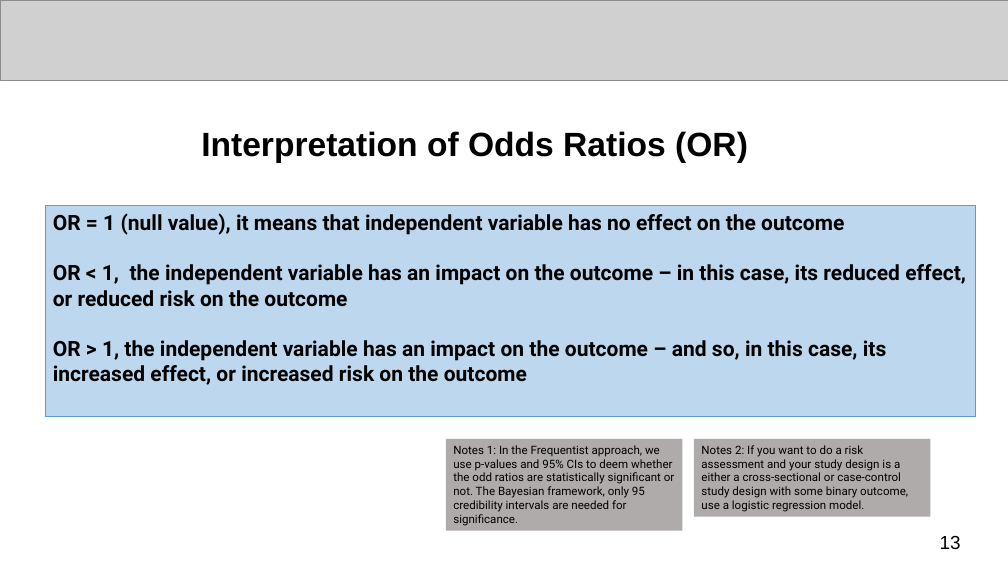
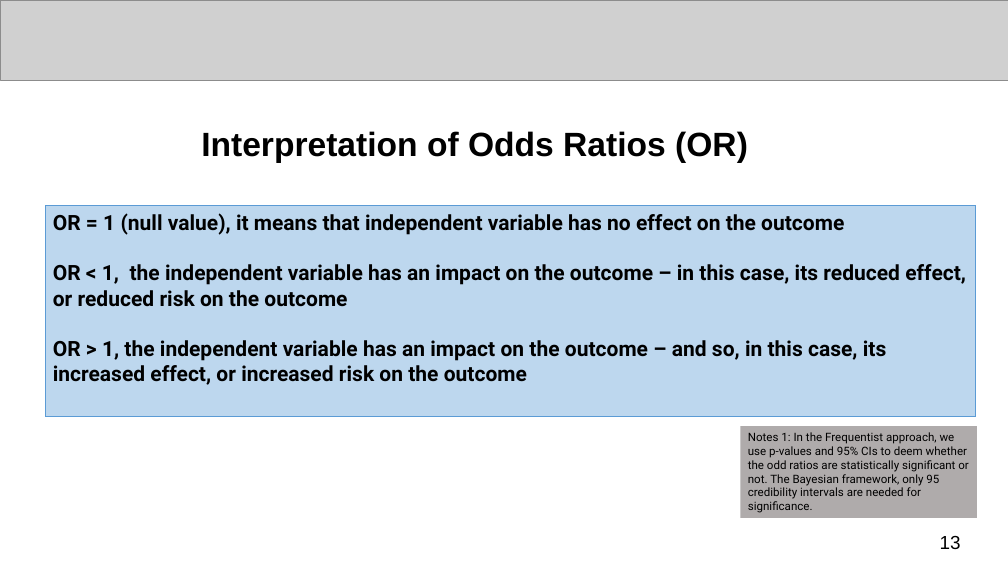
Before and after one commit to UCLPG-MSC-SGDS/GEOG0125, a slide deck: slide 13 of Lecture_notes_ppt/GEOG0125 Week 2 Lecture - Bayesian GLMs.pptx. Drawn at 1008x567 pixels with LibreOffice and Linux fonts; fonts in the diff are those of the drawing; grey boxes stand for pictures. Boxes give left, top, right and bottom in pixels: in the first picture for what was removed or moved away, otherwise in the second. Text is boxed around its words. In the diff, an @@ line names an element or a change of style, - is before the commit and + after.

```diff
--- a/Lecture_notes_ppt/GEOG0125 Week 2 Lecture - Bayesian GLMs.pptx
+++ b/Lecture_notes_ppt/GEOG0125 Week 2 Lecture - Bayesian GLMs.pptx
@@ rectangle removed at box(694, 439, 931, 517) @@
-Notes 2: If you want to do a risk assessment and your study design is a either a cross-sectional or case-control study design with some binary outcome, use a logistic regression model.
@@ rectangle "Notes 1: In the Frequentist ...": place and size @@
-rectangle "Notes 1: In the Frequentist ..." at box(446, 439, 683, 531)
+rectangle "Notes 1: In the Frequentist ..." at box(740, 426, 977, 518)
```
Also in this commit, not shown: 16 other slides changed, 1 slide added, 7 other files.
